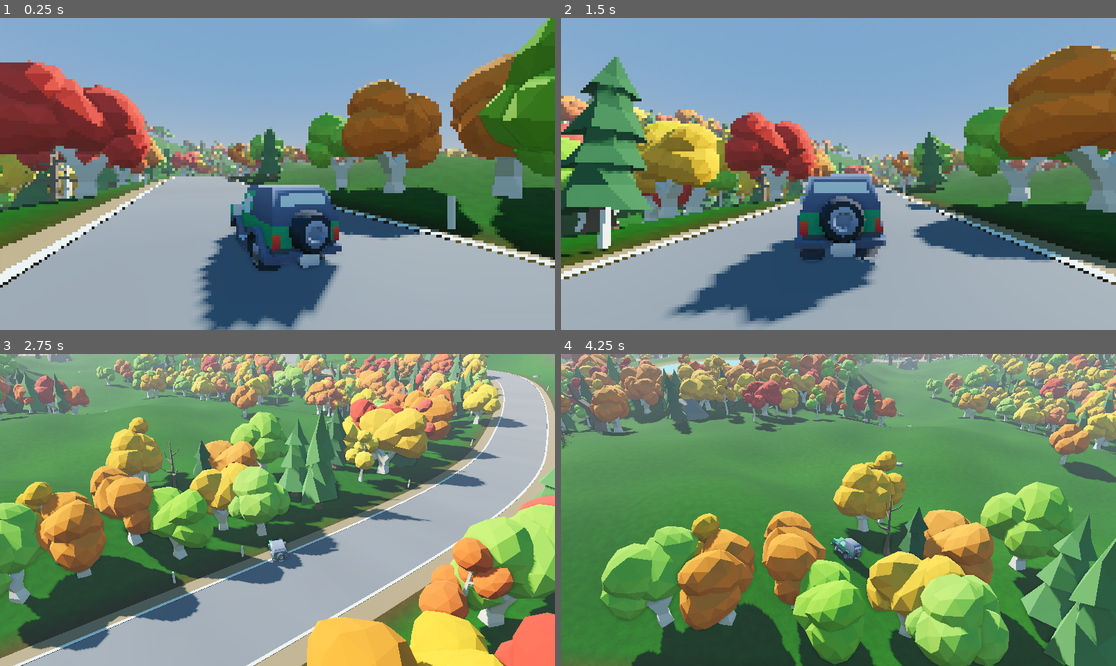
Above: before the commit, frames 1-4 (two rows, left to right).
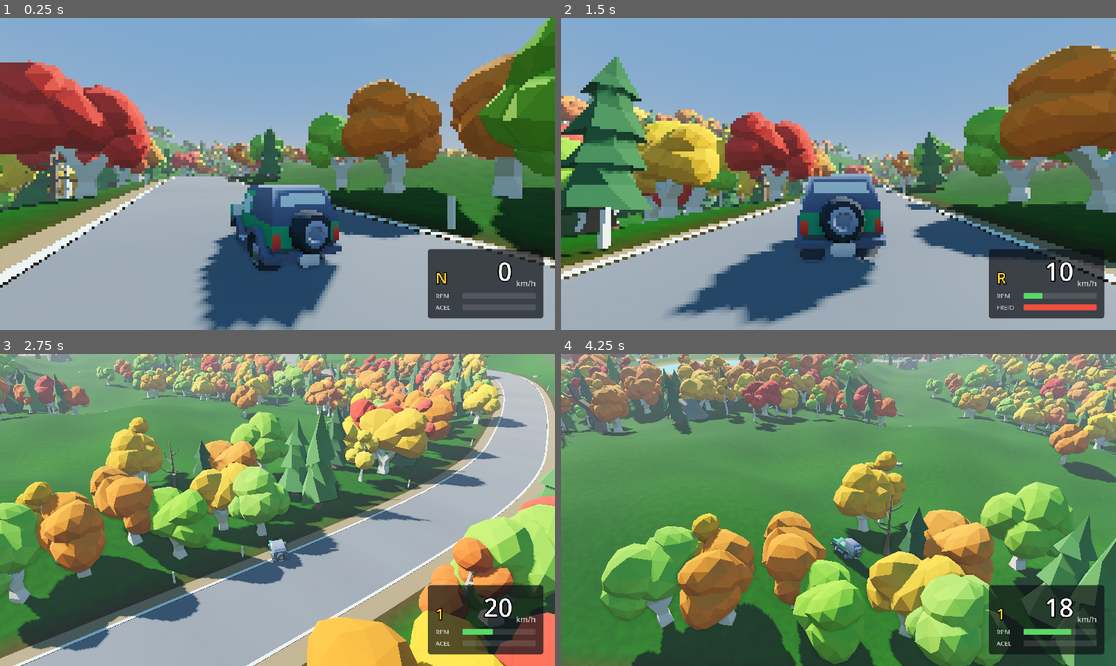
Above: after the commit, the same moments.

Repository: Caio0501/godot-arcade-racing-retro
Game: Godot game, scene res://scenes/levels/landscape_art_test/landscape_art_test.tscn
Two runs of this game, one before a commit and one after it. Both use one fixed random seed, a clock stepped at 60 frames per second and the inputs below.
Inputs:
- Up to frame 1 (0.25 s): no input
- Up to frame 2 (1.5 s): hold D (steer_right) 0.53-1.28 s; hold C (toggle_camera) 0.53-1.28 s; hold S (brake) from 1.28 s (still down); tap C (toggle_camera) at 1.35 s
- Up to frame 3 (2.75 s): release S (brake) at 2.03 s; hold D (steer_right) from 2.03 s (still down); hold C (toggle_camera) from 2.03 s (still down)
- Up to frame 4 (4.25 s): release D (steer_right) at 2.78 s; release C (toggle_camera) at 2.78 s; hold W (accelerate) 2.78-3.53 s; tap C (toggle_camera) at 2.85 s; hold A (steer_left) from 3.53 s (still down); hold C (toggle_camera) from 3.53 s (still down)

The runs differ from the first frame. In frame 1, 4.6% of the frame differs, in the area x 77-98%, y 73-97%; in frame 2, 4.5%; in frame 3, 4.6%; in frame 4, 4.6%.

Commit message:
Add simple car HUD with speed, gear, RPM and pedal
- scenes/ui/car_hud.tscn (+ car_hud.gd): bottom-right panel showing
  ground speed in km/h, gear (N/1-5/R), an RPM bar that shifts
  green/yellow/red, and a throttle/brake bar
- car_audio.gd exposes rpm and gear so HUD and engine sound share the
  same simulated gearbox
- Both levels instance CarHUD pointed at the SUV

Co-Authored-By: Claude Opus 5.5 <noreply@anthropic.com>

Diff:
--- a/scenes/levels/debug_world/debug_world.tscn
+++ b/scenes/levels/debug_world/debug_world.tscn
@@ -1,8 +1,9 @@
-[gd_scene load_steps=7 format=3 uid="uid://dw14f5yfaekqy"]
+[gd_scene load_steps=8 format=3 uid="uid://dw14f5yfaekqy"]
 
 [ext_resource type="Material" uid="uid://q0hrmmtucyu4" path="res://assets/prototype/grid_black_mat.tres" id="1_dj4dx"]
 [ext_resource type="PackedScene" uid="uid://c36mxrwqt65xo" path="res://scenes/vehicles/suv/suv.tscn" id="2_8jmmi"]
 [ext_resource type="PackedScene" path="res://scenes/cameras/chase_camera.tscn" id="3_chase"]
+[ext_resource type="PackedScene" path="res://scenes/ui/car_hud.tscn" id="4_hud"]
 
 [sub_resource type="ProceduralSkyMaterial" id="ProceduralSkyMaterial_0vpgm"]
 sky_top_color = Color(0.113725, 0.415686, 0.894118, 1)
@@ -37,3 +38,6 @@
 
 [node name="ChaseCamera" parent="." node_paths=PackedStringArray("target") instance=ExtResource("3_chase")]
 target = NodePath("../suv")
+
+[node name="CarHUD" parent="." node_paths=PackedStringArray("car") instance=ExtResource("4_hud")]
+car = NodePath("../suv")
--- a/scenes/levels/landscape_art_test/landscape_art_test.tscn
+++ b/scenes/levels/landscape_art_test/landscape_art_test.tscn
@@ -4,6 +4,7 @@
 [ext_resource type="Script" uid="uid://bcpl13pacgnqf" path="res://scenes/cameras/rally_camera.gd" id="2_cam"]
 [ext_resource type="PackedScene" uid="uid://c36mxrwqt65xo" path="res://scenes/vehicles/suv/suv.tscn" id="3_suv"]
 [ext_resource type="PackedScene" path="res://scenes/cameras/chase_camera.tscn" id="4_chase"]
+[ext_resource type="PackedScene" path="res://scenes/ui/car_hud.tscn" id="5_hud"]
 
 [sub_resource type="ProceduralSkyMaterial" id="ProceduralSkyMaterial_sky"]
 sky_top_color = Color(0.36, 0.58, 0.85, 1)
@@ -64,7 +65,8 @@
 [node name="suv" parent="." unique_id=307402671 instance=ExtResource("3_suv")]
 transform = Transform3D(1, 0, 0, 0, 1, 0, 0, 0, 1, 0, 2, -130)
 
-[node name="ChaseCamera" parent="." node_paths=PackedStringArray("target") instance=ExtResource("4_chase")]
+[node name="ChaseCamera" parent="." unique_id=1364619553 node_paths=PackedStringArray("target") instance=ExtResource("4_chase")]
+transform = Transform3D(1, 0, 0, 0, 1, 0, 0, 0, 1, 9.513618, 6.500229, -127.0173)
 target = NodePath("../suv")
 
 [node name="RallyCamera" type="Camera3D" parent="." unique_id=1791546119 node_paths=PackedStringArray("target", "chase_camera")]
@@ -76,3 +78,6 @@
 script = ExtResource("2_cam")
 target = NodePath("../suv")
 chase_camera = NodePath("../ChaseCamera")
+
+[node name="CarHUD" parent="." node_paths=PackedStringArray("car") instance=ExtResource("5_hud")]
+car = NodePath("../suv")
--- /dev/null
+++ b/scenes/ui/car_hud.gd
@@ -0,0 +1,64 @@
+extends CanvasLayer
+## HUD simples do carro: velocidade, marcha, RPM e pedal (acelerador/freio).
+## RPM e marcha vêm do nó CarAudio do carro, que simula o câmbio.
+
+const PEDAL_GAS := Color(0.35, 0.85, 0.4)
+const PEDAL_BRAKE := Color(0.95, 0.3, 0.25)
+const RPM_LOW := Color(0.35, 0.85, 0.4)
+const RPM_MID := Color(0.98, 0.8, 0.2)
+const RPM_HIGH := Color(0.95, 0.3, 0.25)
+
+@export var car: VehicleBody3D
+## Força máxima do motor, para converter engine_force em pedal (0 a 1).
+@export var max_engine_force := 300.0
+
+@onready var _speed: Label = %Speed
+@onready var _gear: Label = %Gear
+@onready var _rpm_bar: ProgressBar = %RpmBar
+@onready var _pedal_bar: ProgressBar = %PedalBar
+@onready var _pedal_label: Label = %PedalLabel
+
+var _audio: Node
+var _rpm_fill: StyleBoxFlat
+var _pedal_fill: StyleBoxFlat
+
+
+func _ready() -> void:
+	if car:
+		_audio = car.get_node_or_null("CarAudio")
+	# Cópias próprias do preenchimento para poder trocar a cor em tempo real.
+	_rpm_fill = _rpm_bar.get_theme_stylebox("fill").duplicate()
+	_rpm_bar.add_theme_stylebox_override("fill", _rpm_fill)
+	_pedal_fill = _pedal_bar.get_theme_stylebox("fill").duplicate()
+	_pedal_bar.add_theme_stylebox_override("fill", _pedal_fill)
+
+
+func _process(_delta: float) -> void:
+	if not car:
+		return
+	var forward_speed := car.linear_velocity.dot(car.global_basis.z)
+	# Só a velocidade no plano: quedas e pulos não contam no velocímetro.
+	var ground_speed := Vector2(car.linear_velocity.x, car.linear_velocity.z).length()
+	_speed.text = str(roundi(ground_speed * 3.6))
+
+	var pedal := clampf(car.engine_force / max_engine_force, -1.0, 1.0)
+	_pedal_bar.value = absf(pedal)
+	_pedal_fill.bg_color = PEDAL_GAS if pedal >= 0.0 else PEDAL_BRAKE
+	_pedal_label.text = "ACEL" if pedal >= 0.0 else "FREIO"
+
+	if _audio:
+		var rpm: float = _audio.rpm
+		_rpm_bar.value = rpm
+		if rpm < 0.7:
+			_rpm_fill.bg_color = RPM_LOW
+		elif rpm < 0.88:
+			_rpm_fill.bg_color = RPM_MID
+		else:
+			_rpm_fill.bg_color = RPM_HIGH
+
+	if forward_speed < -0.5:
+		_gear.text = "R"
+	elif absf(forward_speed) < 0.5 and pedal == 0.0:
+		_gear.text = "N"
+	elif _audio:
+		_gear.text = str(_audio.gear + 1)
--- /dev/null
+++ b/scenes/ui/car_hud.tscn
@@ -0,0 +1,126 @@
+[gd_scene load_steps=5 format=3]
+
+[ext_resource type="Script" path="res://scenes/ui/car_hud.gd" id="1_hud"]
+
+[sub_resource type="StyleBoxFlat" id="StyleBoxFlat_panel"]
+content_margin_left = 16.0
+content_margin_top = 10.0
+content_margin_right = 16.0
+content_margin_bottom = 14.0
+bg_color = Color(0.05, 0.06, 0.08, 0.7)
+corner_radius_top_left = 6
+corner_radius_top_right = 6
+corner_radius_bottom_right = 6
+corner_radius_bottom_left = 6
+
+[sub_resource type="StyleBoxFlat" id="StyleBoxFlat_bar_bg"]
+bg_color = Color(1, 1, 1, 0.12)
+corner_radius_top_left = 2
+corner_radius_top_right = 2
+corner_radius_bottom_right = 2
+corner_radius_bottom_left = 2
+
+[sub_resource type="StyleBoxFlat" id="StyleBoxFlat_bar_fill"]
+bg_color = Color(0.35, 0.85, 0.4, 1)
+corner_radius_top_left = 2
+corner_radius_top_right = 2
+corner_radius_bottom_right = 2
+corner_radius_bottom_left = 2
+
+[node name="CarHUD" type="CanvasLayer"]
+script = ExtResource("1_hud")
+
+[node name="Panel" type="PanelContainer" parent="."]
+anchors_preset = 3
+anchor_left = 1.0
+anchor_top = 1.0
+anchor_right = 1.0
+anchor_bottom = 1.0
+offset_left = -264.0
+offset_top = -150.0
+offset_right = -24.0
+offset_bottom = -24.0
+grow_horizontal = 0
+grow_vertical = 0
+theme_override_styles/panel = SubResource("StyleBoxFlat_panel")
+
+[node name="VBox" type="VBoxContainer" parent="Panel"]
+layout_mode = 2
+theme_override_constants/separation = 6
+
+[node name="SpeedRow" type="HBoxContainer" parent="Panel/VBox"]
+layout_mode = 2
+theme_override_constants/separation = 8
+
+[node name="Gear" type="Label" parent="Panel/VBox/SpeedRow"]
+unique_name_in_owner = true
+custom_minimum_size = Vector2(36, 0)
+layout_mode = 2
+size_flags_vertical = 8
+theme_override_colors/font_color = Color(0.98, 0.8, 0.2, 1)
+theme_override_colors/font_outline_color = Color(0, 0, 0, 1)
+theme_override_constants/outline_size = 6
+theme_override_font_sizes/font_size = 32
+text = "N"
+
+[node name="Speed" type="Label" parent="Panel/VBox/SpeedRow"]
+unique_name_in_owner = true
+layout_mode = 2
+size_flags_horizontal = 3
+theme_override_colors/font_outline_color = Color(0, 0, 0, 1)
+theme_override_constants/outline_size = 8
+theme_override_font_sizes/font_size = 52
+text = "0"
+horizontal_alignment = 2
+
+[node name="Unit" type="Label" parent="Panel/VBox/SpeedRow"]
+layout_mode = 2
+size_flags_vertical = 8
+theme_override_colors/font_color = Color(1, 1, 1, 0.7)
+theme_override_font_sizes/font_size = 16
+text = "km/h"
+
+[node name="RpmRow" type="HBoxContainer" parent="Panel/VBox"]
+layout_mode = 2
+
+[node name="RpmLabel" type="Label" parent="Panel/VBox/RpmRow"]
+custom_minimum_size = Vector2(52, 0)
+layout_mode = 2
+theme_override_colors/font_color = Color(1, 1, 1, 0.7)
+theme_override_font_sizes/font_size = 13
+text = "RPM"
+
+[node name="RpmBar" type="ProgressBar" parent="Panel/VBox/RpmRow"]
+unique_name_in_owner = true
+custom_minimum_size = Vector2(0, 12)
+layout_mode = 2
+size_flags_horizontal = 3
+size_flags_vertical = 4
+theme_override_styles/background = SubResource("StyleBoxFlat_bar_bg")
+theme_override_styles/fill = SubResource("StyleBoxFlat_bar_fill")
+max_value = 1.0
+step = 0.001
+show_percentage = false
+
+[node name="PedalRow" type="HBoxContainer" parent="Panel/VBox"]
+layout_mode = 2
+
+[node name="PedalLabel" type="Label" parent="Panel/VBox/PedalRow"]
+unique_name_in_owner = true
+custom_minimum_size = Vector2(52, 0)
+layout_mode = 2
+theme_override_colors/font_color = Color(1, 1, 1, 0.7)
+theme_override_font_sizes/font_size = 13
+text = "ACEL"
+
+[node name="PedalBar" type="ProgressBar" parent="Panel/VBox/PedalRow"]
+unique_name_in_owner = true
+custom_minimum_size = Vector2(0, 12)
+layout_mode = 2
+size_flags_horizontal = 3
+size_flags_vertical = 4
+theme_override_styles/background = SubResource("StyleBoxFlat_bar_bg")
+theme_override_styles/fill = SubResource("StyleBoxFlat_bar_fill")
+max_value = 1.0
+step = 0.001
+show_percentage = false
--- a/scenes/vehicles/suv/car_audio.gd
+++ b/scenes/vehicles/suv/car_audio.gd
@@ -28,7 +28,10 @@
 var _gravel: AudioStreamPlayer3D
 var _impact: AudioStreamPlayer3D
 var _wheels: Array[VehicleWheel3D] = []
-var _rpm := 0.0
+## RPM normalizado (0 = marcha lenta, 1 = limite) e marcha atual (0 = primeira).
+## Lidos também pelo HUD.
+var rpm := 0.0
+var gear := 0
 var _prev_velocity := Vector3.ZERO
 var _impact_cooldown := 0.0
 
@@ -60,18 +63,18 @@
 
 func _update_engine(delta: float, throttle: float) -> void:
 	var forward_speed := absf(_car.linear_velocity.dot(_car.global_basis.z))
-	var gear := 0
+	gear = 0
 	while gear < gear_top_speeds.size() - 1 and forward_speed > gear_top_speeds[gear]:
 		gear += 1
 	var in_gear := clampf(forward_speed / gear_top_speeds[gear], 0.0, 1.0)
 	# Sem tração (no ar ou parado acelerando) o motor gira solto.
 	var free_rev := throttle * (0.6 if not _any_wheel_in_contact() else 0.2)
 	var target := maxf(in_gear * 0.85 + throttle * 0.15, free_rev)
-	var rate := 8.0 if target > _rpm else 4.0
-	_rpm = lerpf(_rpm, target, 1.0 - exp(-rate * delta))
+	var rate := 8.0 if target > rpm else 4.0
+	rpm = lerpf(rpm, target, 1.0 - exp(-rate * delta))
 
-	_engine.pitch_scale = lerpf(idle_pitch, max_pitch, _rpm)
-	_engine.volume_db = lerpf(-12.0, -2.0, clampf(throttle * 0.6 + _rpm * 0.4, 0.0, 1.0))
+	_engine.pitch_scale = lerpf(idle_pitch, max_pitch, rpm)
+	_engine.volume_db = lerpf(-12.0, -2.0, clampf(throttle * 0.6 + rpm * 0.4, 0.0, 1.0))
 
 
 func _update_tires(speed: float) -> void:
Not shown, added: scenes/ui/car_hud.gd.uid
